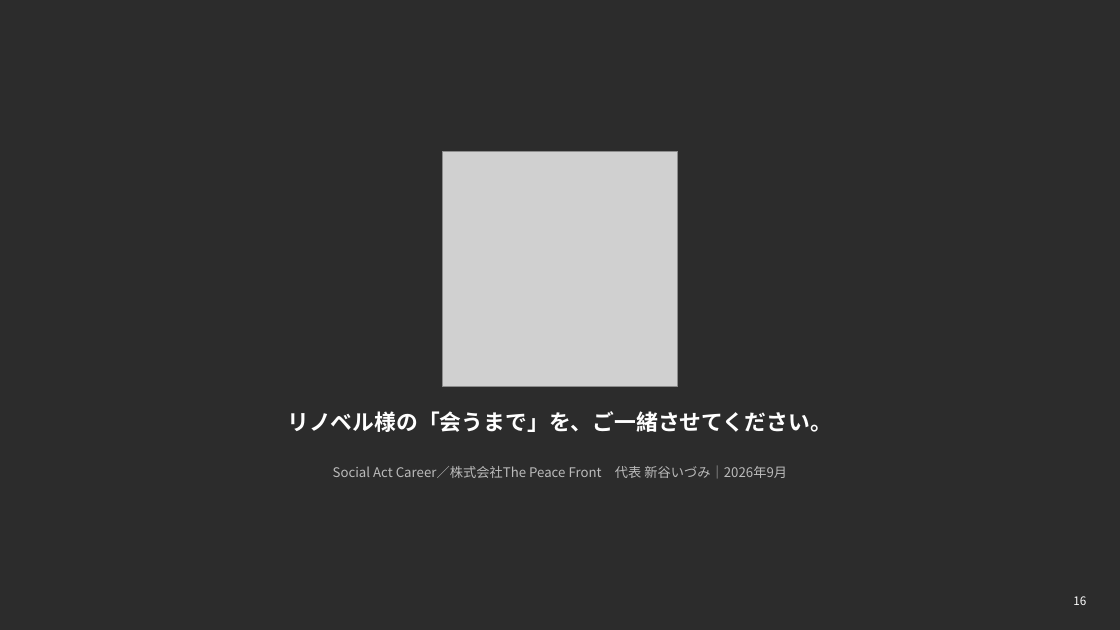
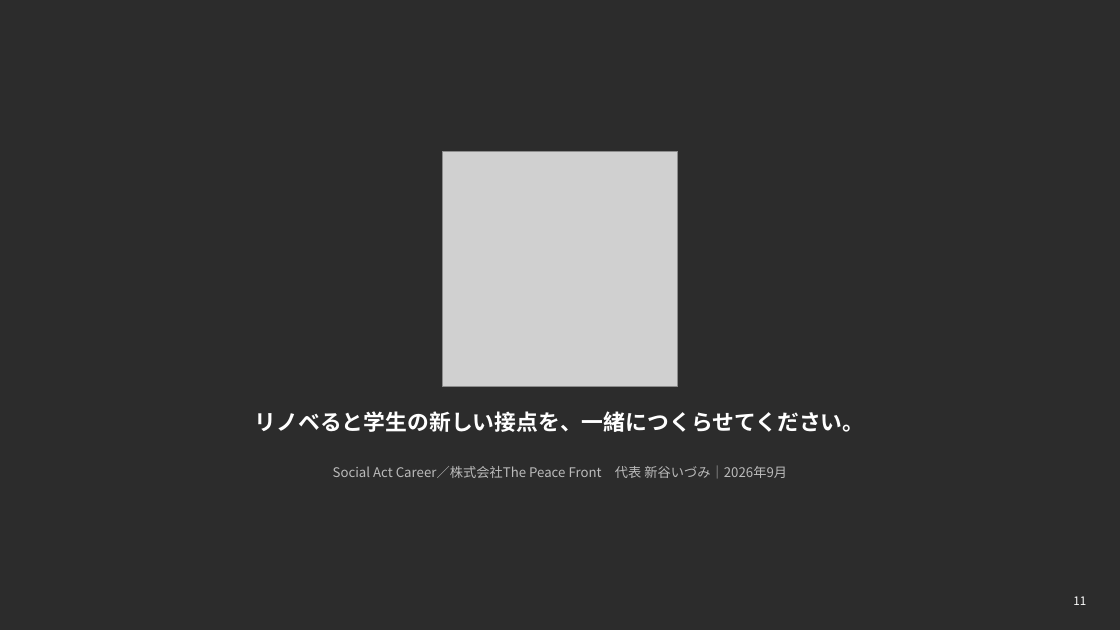
Before and after one commit to izumishintani/congrant-lp, a slide deck: slide 11 of proposals/renoveru-2026-09.pptx (slide 16 before the commit). Drawn at 1120x630 pixels with LibreOffice and Linux fonts; fonts in the diff are those of the drawing; grey boxes stand for pictures. Boxes give left, top, right and bottom in pixels: in the first picture for what was removed or moved away, otherwise in the second. Text is boxed around its words. In the diff, an @@ line names an element or a change of style, - is before the commit and + after.

```diff
--- a/proposals/renoveru-2026-09.pptx
+++ b/proposals/renoveru-2026-09.pptx
@@ text at (255,411,865,432): text changed @@
-リノベル様の「会うまで」を、ご一緒させてください。
+リノベると学生の新しい接点を、一緒につくらせてください。
@@ text at (1073,596,1086,605): text changed @@
-16
+11
```
Also in this commit, not shown: 4 other slides changed, 6 slides added, 11 slides removed, 1 other file.
